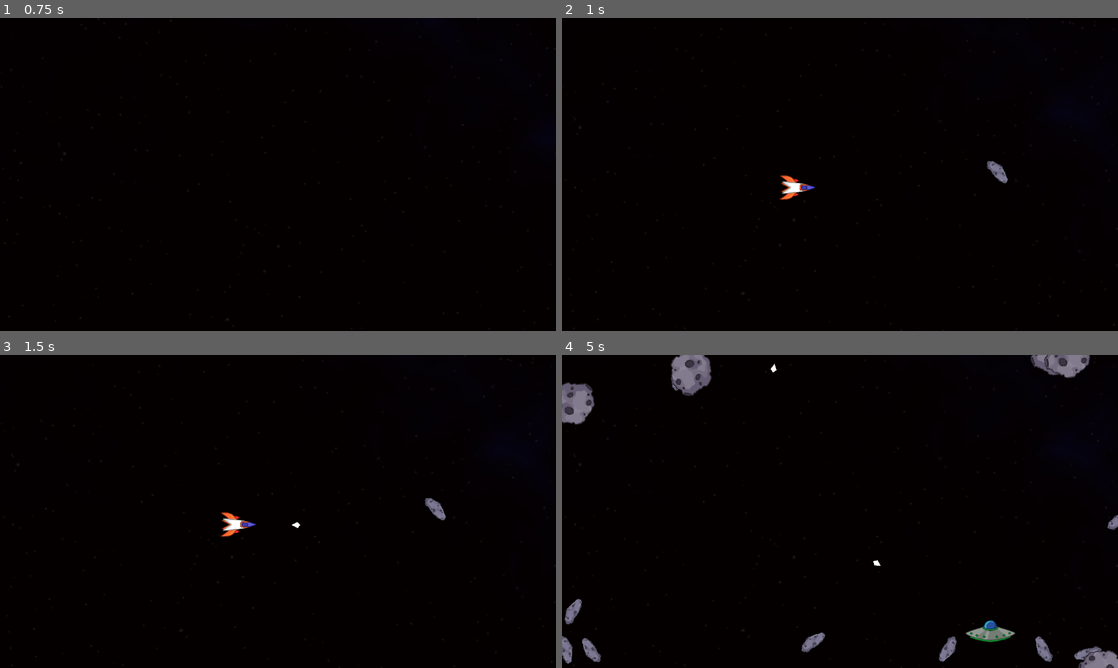
Above: before the commit, frames 1-4 (two rows, left to right).
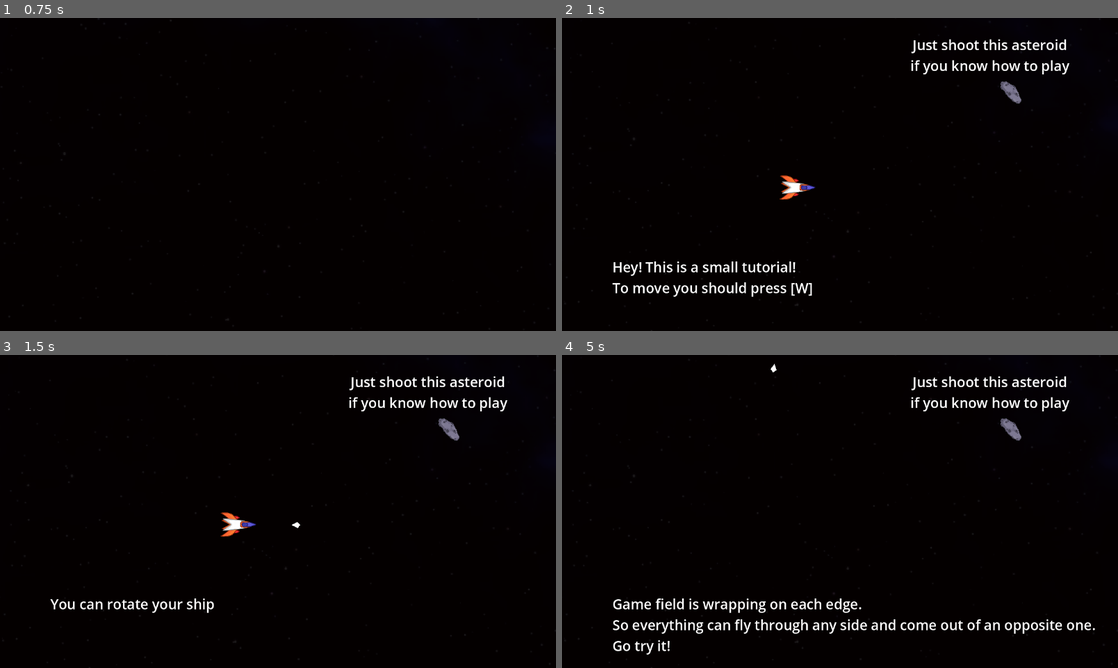
Above: after the commit, the same moments.

Repository: byKrem/ship-asteroids-space
Game: Godot game, scene res://Scenes/UI/main_menu.tscn
Same seed, same stepped clock (60 frames per second), same inputs: the game is played once before the commit and once after it.
Inputs:
- Up to frame 1 (0.75 s): click "Start" at 0.5 s
- Up to frame 2 (1 s): no input
- Up to frame 3 (1.5 s): tap W (accelerate) at 1.25 s; hold W (accelerate) from 1.28 s (still down); hold Space (shoot) from 1.28 s (still down)
- Up to frame 4 (5 s): release Space (shoot) at 2.03 s; tap Space (shoot) at 2.1, 3.6 s; release W (accelerate) at 2.78 s; hold Space (shoot) 2.78-3.53 s; hold A (rotate_left) from 2.78 s (still down); hold Space (shoot) from 4.28 s (still down)

Frame 1 is identical in both runs. In frame 2, 2.2% of the frame differs, in the area x 2-100%, y 1-100%; in frame 3, 1.6%; in frame 4, 6.8%, in the area x 0-100%, y 0-100%.
Error after the commit: Invalid access to property or key 'ship_wrapped' on a base object of type 'CharacterBody2D (player.gd)'. (res://Scenes/tutorial.gd:11)

Commit message:
Made tutorial

Diff:
--- a/Scenes/UI/TextTheme.tres
+++ b/Scenes/UI/TextTheme.tres
@@ -3,3 +3,5 @@
 [resource]
 Button/colors/font_color = Color(0.875, 0.875, 0.875, 1)
 Button/font_sizes/font_size = 32
+Label/font_sizes/font_size = 32
+RichTextLabel/font_sizes/normal_font_size = 32
--- a/Scenes/UI/main_menu.tscn
+++ b/Scenes/UI/main_menu.tscn
@@ -140,6 +140,7 @@
 min_value = 0.005
 max_value = 0.1
 step = 0.005
+value = 0.055
 
 [node name="MasterVolume" parent="Options" instance=ExtResource("4_u7lva")]
 layout_mode = 2
--- a/Scenes/UI/setting_slider.gd
+++ b/Scenes/UI/setting_slider.gd
@@ -5,12 +5,10 @@
 
 var setting_total : String
 
-# Called when the node enters the scene tree for the first time.
 func _ready() -> void:
 	setting_total = "{setting_category}/{setting_name}".format(
 		{"setting_category": setting_category, "setting_name": setting_name})
 
-	$Name.text = setting_name
 	if !ProjectSettings.has_setting(setting_total):
 		ProjectSettings.set_setting(setting_total, 0.05)
 		$ValueSlider.value = 0.05
--- a/Scenes/game.tscn
+++ b/Scenes/game.tscn
@@ -7,6 +7,8 @@
 [ext_resource type="PackedScene" uid="uid://cmr3dmke2s8qb" path="res://Scenes/GameObjects/Entities/Asteroids/asteroid_medium.tscn" id="5_wowpa"]
 [ext_resource type="PackedScene" uid="uid://m3j8hnfgfcdw" path="res://Scenes/UI/pause_menu.tscn" id="7_1l0tm"]
 [ext_resource type="PackedScene" uid="uid://c7vckyvqqku7n" path="res://Scenes/GameObjects/Entities/ufo.tscn" id="7_v158k"]
+[ext_resource type="Script" uid="uid://b3k0uymjonbmi" path="res://Scenes/tutorial.gd" id="8_v158k"]
+[ext_resource type="Theme" uid="uid://daqmjtob3oqc7" path="res://Scenes/UI/TextTheme.tres" id="9_h4fw4"]
 
 [node name="Game" type="Node2D"]
 process_mode = 1
@@ -19,11 +21,11 @@
 
 [node name="MobSpawner" parent="." instance=ExtResource("3_3dryh")]
 mobs = Array[PackedScene]([ExtResource("4_3dryh"), ExtResource("5_wowpa"), ExtResource("7_v158k")])
-base_coins = 6
-maximum_objects = 15
+weights = Array[int]([60, 30, 10])
+maximum_objects = 10
 
 [node name="AsteroidMedium" parent="MobSpawner" instance=ExtResource("5_wowpa")]
-position = Vector2(360, -5)
+position = Vector2(391, -188)
 
 [node name="CanvasLayer" type="CanvasLayer" parent="."]
 layer = -128
@@ -34,6 +36,10 @@
 anchor_top = -1.0
 anchor_right = 1.0
 anchor_bottom = 1.0
+offset_left = 124.0
+offset_top = 26.0
+offset_right = 124.0
+offset_bottom = 26.0
 grow_horizontal = 2
 grow_vertical = 2
 mouse_filter = 2
@@ -43,3 +49,27 @@
 
 [node name="PauseMenu" parent="." instance=ExtResource("7_1l0tm")]
 visible = false
+
+[node name="Tutorial" type="Node" parent="."]
+script = ExtResource("8_v158k")
+
+[node name="Label" type="Label" parent="Tutorial"]
+offset_left = -524.0
+offset_top = 190.0
+offset_right = -62.0
+offset_bottom = 283.0
+theme = ExtResource("9_h4fw4")
+text = "Hey! This is a small tutorial!
+To move you should press [W]"
+
+[node name="SkipTutor" type="Label" parent="Tutorial"]
+offset_left = 75.0
+offset_top = -321.0
+offset_right = 615.0
+offset_bottom = -228.0
+theme = ExtResource("9_h4fw4")
+text = "Just shoot this asteroid
+if you know how to play"
+horizontal_alignment = 1
+
+[connection signal="tree_exited" from="MobSpawner/AsteroidMedium" to="Tutorial" method="_on_asteroid_medium_tree_exited"]
--- /dev/null
+++ b/Scenes/tutorial.gd
@@ -0,0 +1,47 @@
+extends Node
+
+@onready var label: Label = $Label
+var accelerateTutor: bool = false
+var rotateTutor: bool = false
+var wrapTutor: bool = false
+var shipWrapped: bool = false
+var shootTutor: bool = false
+
+func _ready() -> void:
+	$"../Player".ship_wrapped.connect(_on_player_ship_wrapped)
+	animate_text()
+
+func _shortcut_input(event: InputEvent) -> void:
+	var is_rotated := (Input.is_action_pressed("rotate_left") or Input.is_action_pressed("rotate_right"))
+	if Input.is_action_pressed("accelerate") and !accelerateTutor:
+		label.text = "You can rotate your ship by using [A] or [D]
+			Don't forget that accelerating is possible only in forward"
+		accelerateTutor = true
+		animate_text()
+	elif is_rotated and !rotateTutor and accelerateTutor:
+		label.text = "Game field is wrapping on each edge.
+			So everything can fly through any side and come out of an opposite one.
+			Go try it!"
+		rotateTutor = true
+		animate_text()
+	elif shipWrapped and !wrapTutor and accelerateTutor and rotateTutor:
+		label.text = "Also getting close to any objects is dangerous!
+			Try to shoot by pressing [SPACE]. And be careful...
+			You can accidentaly hit yourself"
+		wrapTutor = true
+		animate_text()
+
+func _on_asteroid_medium_tree_exited() -> void:
+	self.queue_free.call_deferred()
+
+
+func animate_text() -> void:
+	label.visible_characters = 0
+	var tween := create_tween()
+	tween.set_parallel(false)
+
+	tween.tween_property(label,"visible_characters",label.get_total_character_count(),1)
+
+
+func _on_player_ship_wrapped() -> void:
+	shipWrapped = true
Not shown: 1 places in Scenes/game.tscn that only renumber resources
Not shown, added: Scenes/tutorial.gd.uid
